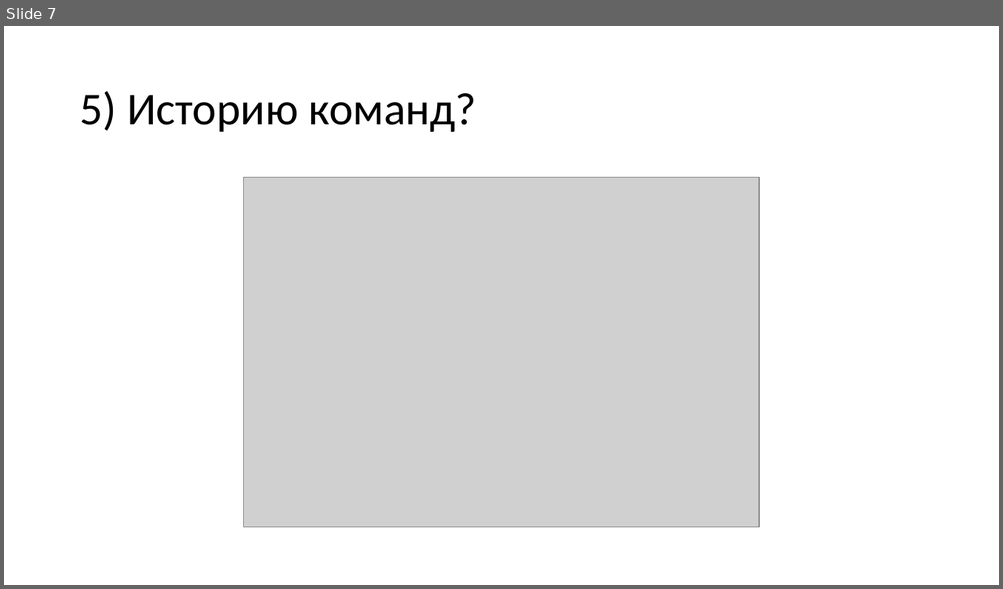
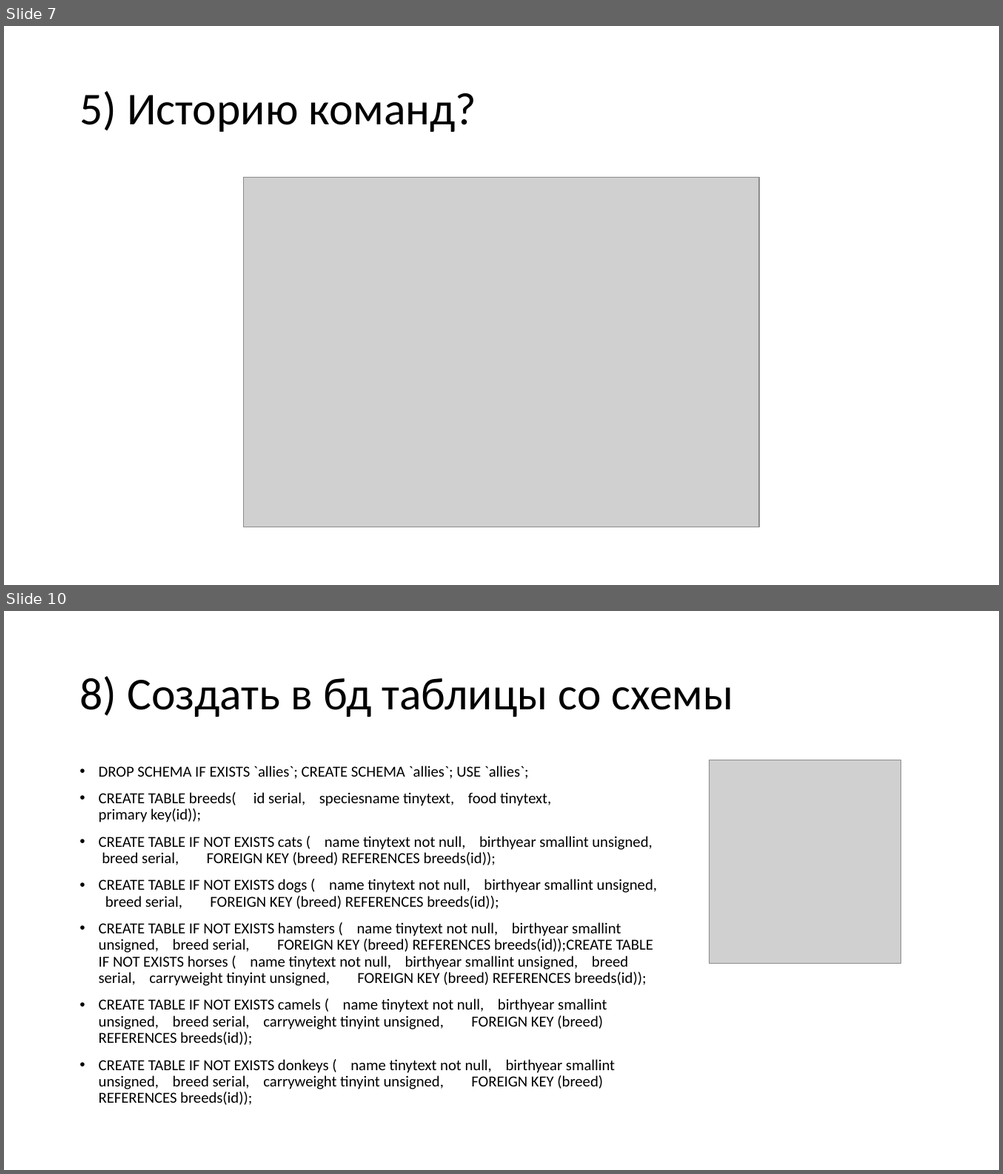
Before and after one commit to am1bestofluck/exam0723, a slide deck: report.pptx. Shown one above the other, each under a label of ours: slide 7 before the commit, slides 7 and 10 after it; the slides between them are not shown. The pictures are 1003x589 and 1003x1174 pixels, drawn with LibreOffice and Linux fonts; fonts in the diff are those of the drawing; grey boxes stand for pictures. Boxes give left, top, right and bottom in pixels: in the first picture for what was removed or moved away, otherwise in the second. Text is boxed around its words. In the diff, an @@ line names an element or a change of style, - is before the commit and + after.

```diff
--- a/report.pptx
+++ b/report.pptx
@@ slide 10 added at (4, 611, 999, 1170), background #FFFFFF @@
@@ title added at (79, 676, 734, 717), 44 pt, text #000000 @@
+8) Создать в бд таблицы со схемы
@@ text added at (99, 766, 657, 1105), 14.8 pt, text #000000 @@
+• DROP SCHEMA IF EXISTS `allies`; CREATE SCHEMA `allies`; USE `allies`;
+• CREATE TABLE breeds( id serial, speciesname tinytext, food tinytext,
+  primary key(id));
+• CREATE TABLE IF NOT EXISTS cats ( name tinytext not null, birthyear smallint unsigned, breed serial, FOREIGN KEY (breed) REFERENCES breeds(id));
+• CREATE TABLE IF NOT EXISTS dogs ( name tinytext not null, birthyear smallint unsigned, breed serial, FOREIGN KEY (breed) REFERENCES breeds(id));
+• CREATE TABLE IF NOT EXISTS hamsters ( name tinytext not null, birthyear smallint unsigned, breed serial, FOREIGN KEY (breed) REFERENCES breeds(id));CREATE TABLE IF NOT EXISTS horses ( name tinytext not null, birthyear smallint unsigned, breed serial, carryweight tinyint unsigned, FOREIGN KEY (breed) REFERENCES breeds(id));
+• CREATE TABLE IF NOT EXISTS camels ( name tinytext not null, birthyear smallint unsigned, breed serial, carryweight tinyint unsigned, FOREIGN KEY (breed) REFERENCES breeds(id));
+• CREATE TABLE IF NOT EXISTS donkeys ( name tinytext not null, birthyear smallint unsigned, breed serial, carryweight tinyint unsigned, FOREIGN KEY (breed) REFERENCES breeds(id));
@@ picture added at (709, 760, 901, 964) @@
```
Also in this commit, not shown: 1 slide changed, 4 other slides added.
